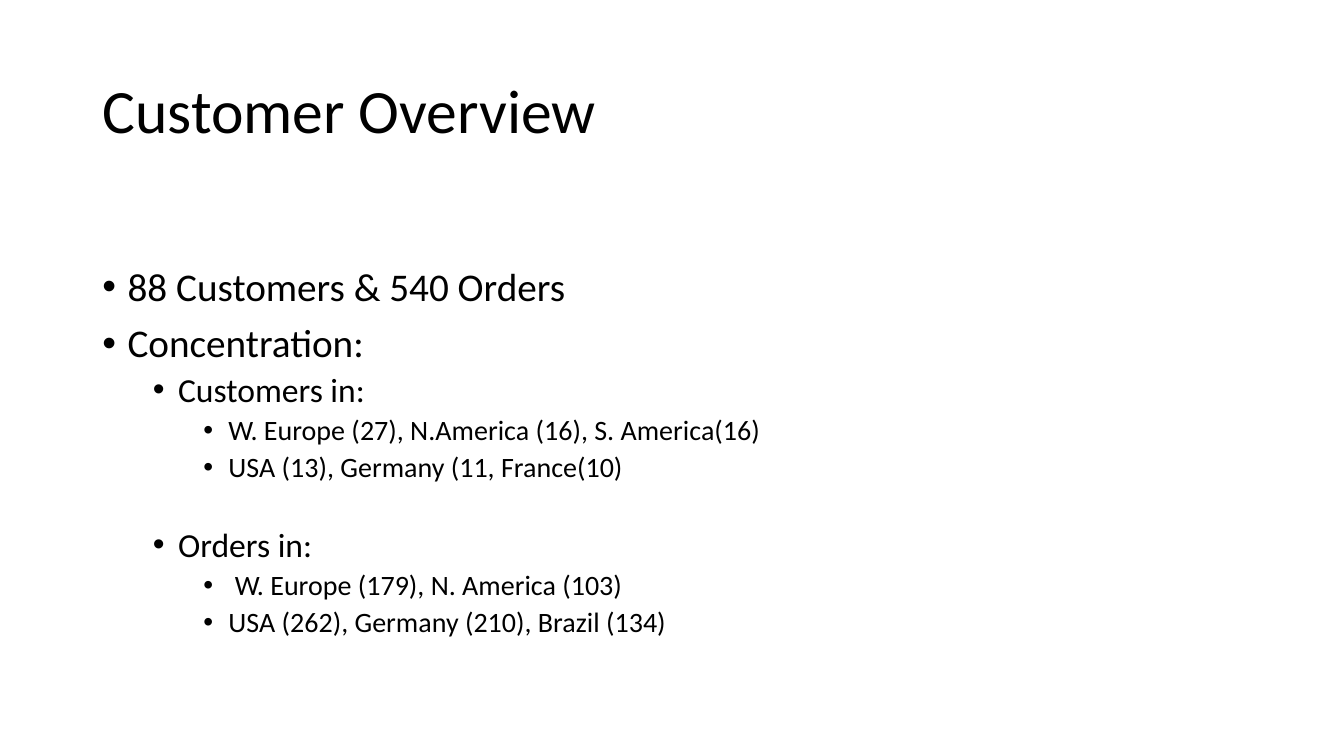
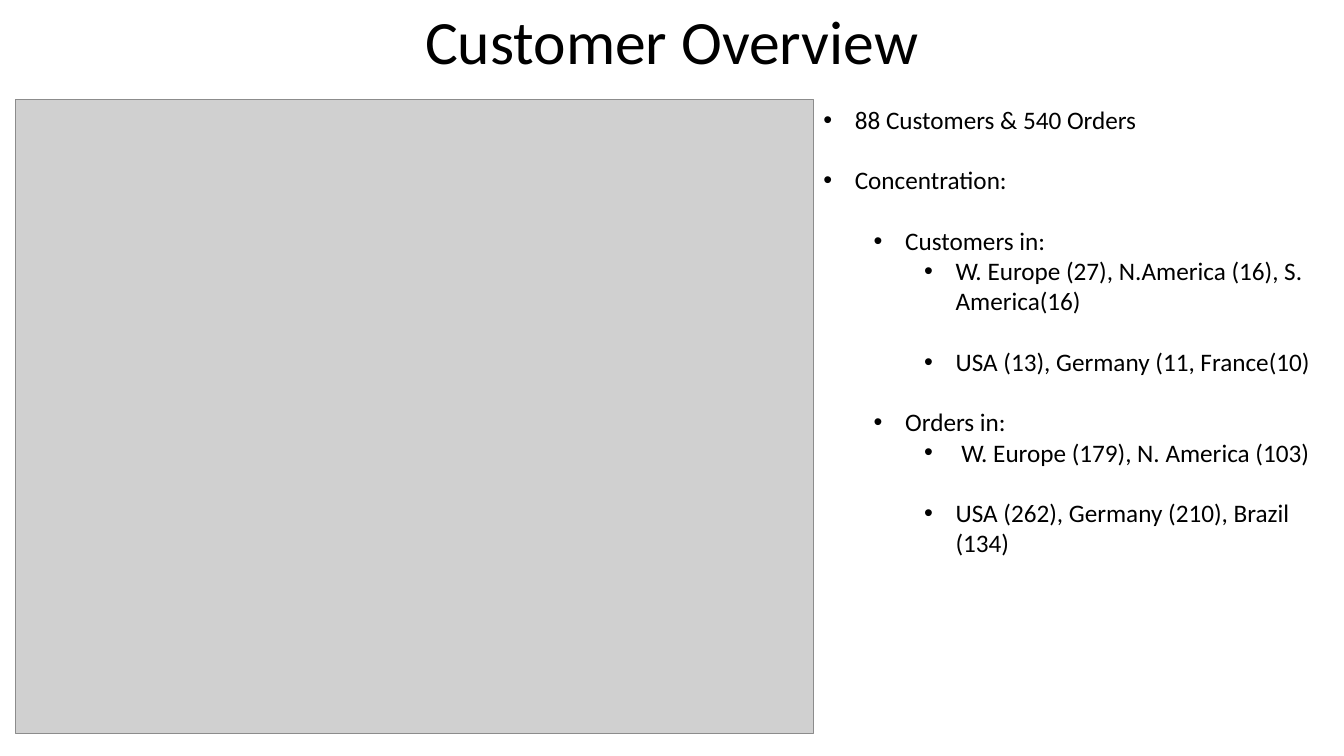
Before and after one commit to joewebb11/dsc-2-final-project-online-ds-pt-112618, a slide deck: slide 9 of NorthWindsPresentation.pptx (slide 10 before the commit). Drawn at 1344x756 pixels with LibreOffice and Linux fonts; fonts in the diff are those of the drawing; grey boxes stand for pictures. Boxes give left, top, right and bottom in pixels: in the first picture for what was removed or moved away, otherwise in the second. Text is boxed around its words. In the diff, an @@ line names an element or a change of style, - is before the commit and + after.

```diff
--- a/NorthWindsPresentation.pptx
+++ b/NorthWindsPresentation.pptx
@@ title "Customer Overview": place and size @@
-title "Customer Overview" at (102,90,596,134)
+title "Customer Overview" at (425,21,918,65)
@@ title "Customer Overview" at (425,21,918,65): alignment left to centre @@
@@ picture added at (16,99,814,733) @@
@@ text "88 Customers & 540 Orders": place and size @@
-text "88 Customers & 540 Orders" at (128,273,760,637)
+text "88 Customers & 540 Orders" at (855,111,1309,556)
@@ text "88 Customers & 540 Orders" at (855,111,1309,556): size 28 to 18 pt in "88 Customers & 540 Orders", "Concentration:"; size 24 to 18 pt in "Customers in:", "Orders in:"; size 20 to 18 pt in "W. Europe (27), N.America (16), S. America(16)", "USA (13), Germany (11, France(10)", "W. Europe (179), N. America (103)", "USA (262), Germany (210), Brazil (134)"; indent changed; line spacing 0.9 to 1; less space between paragraphs @@
```
Also in this commit, not shown: 2 other slides changed, 1 slide added, 1 slide removed, 2 other files.
